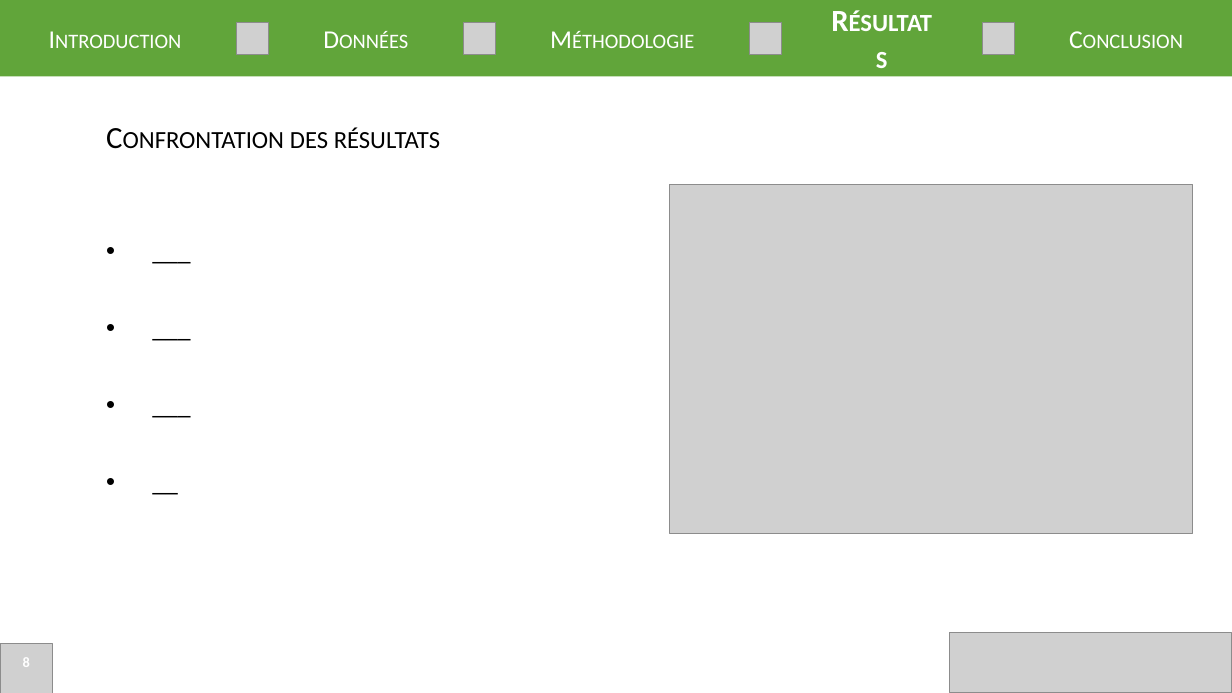
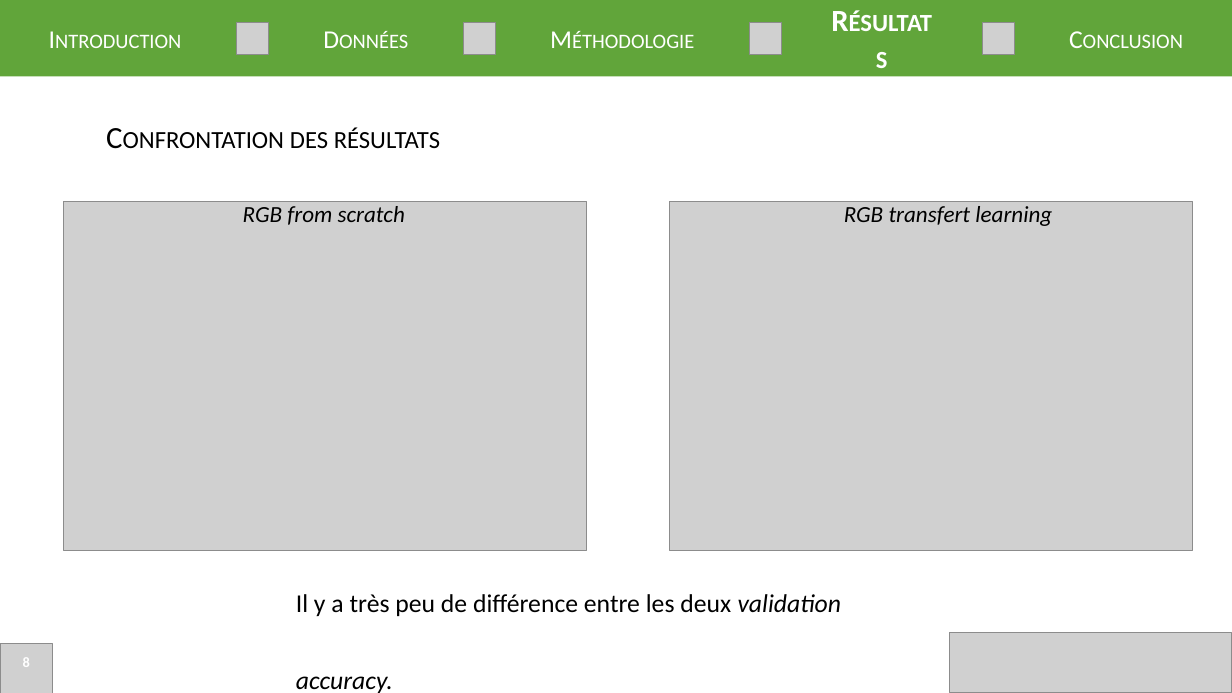
Before and after one commit to Easill/ML_photo, a slide deck: slide 8 of presentation.pptx. Drawn at 1232x693 pixels with LibreOffice and Linux fonts; fonts in the diff are those of the drawing; grey boxes stand for pictures. Boxes give left, top, right and bottom in pixels: in the first picture for what was removed or moved away, otherwise in the second. Text is boxed around its words. In the diff, an @@ line names an element or a change of style, - is before the commit and + after.

```diff
--- a/presentation.pptx
+++ b/presentation.pptx
@@ picture added at [63, 201, 587, 551] @@
@@ text removed at [97, 184, 201, 569] @@
-• ___
-• ___
-• ___
-• __
@@ text added at [243, 206, 405, 225], 18 pt, text #000000, italic @@
+RGB from scratch
@@ picture: place and size @@
-picture at [669, 184, 1193, 533]
+picture at [669, 201, 1193, 551]
@@ text added at [844, 206, 1052, 226], 18 pt, text #000000, italic @@
+RGB transfert learning
@@ text added at [296, 594, 842, 616], 20 pt, text #000000 @@
+Il y a très peu de différence entre les deux validation accuracy.
```
Also in this commit, not shown: 6 other slides changed, 7 other files.
